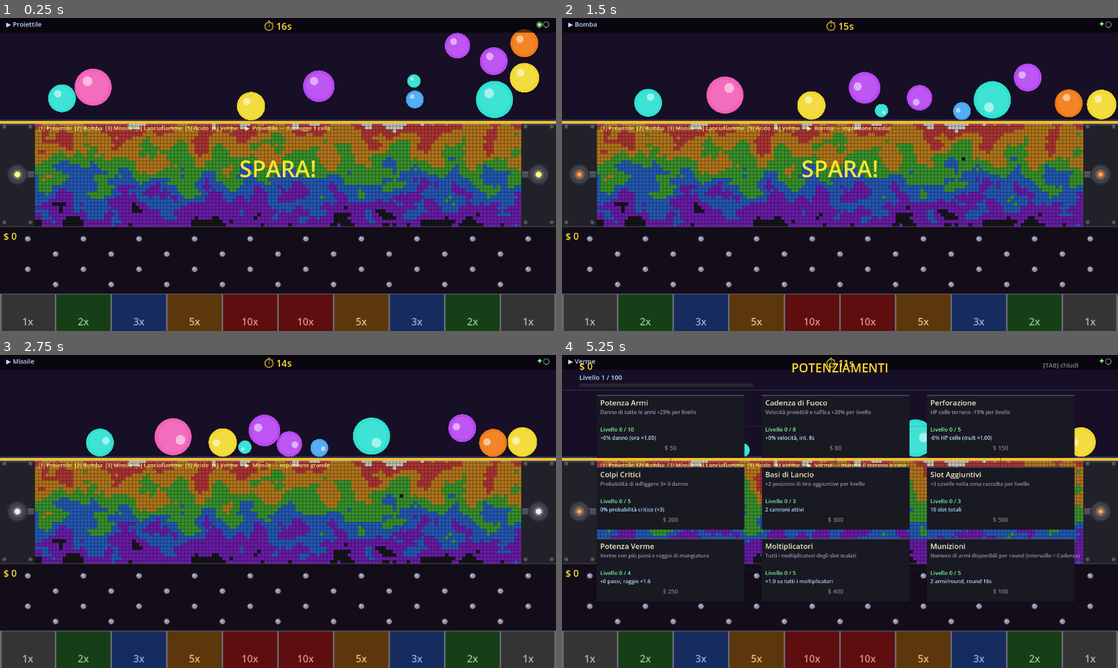
Above: before the commit, frames 1-4 (two rows, left to right).
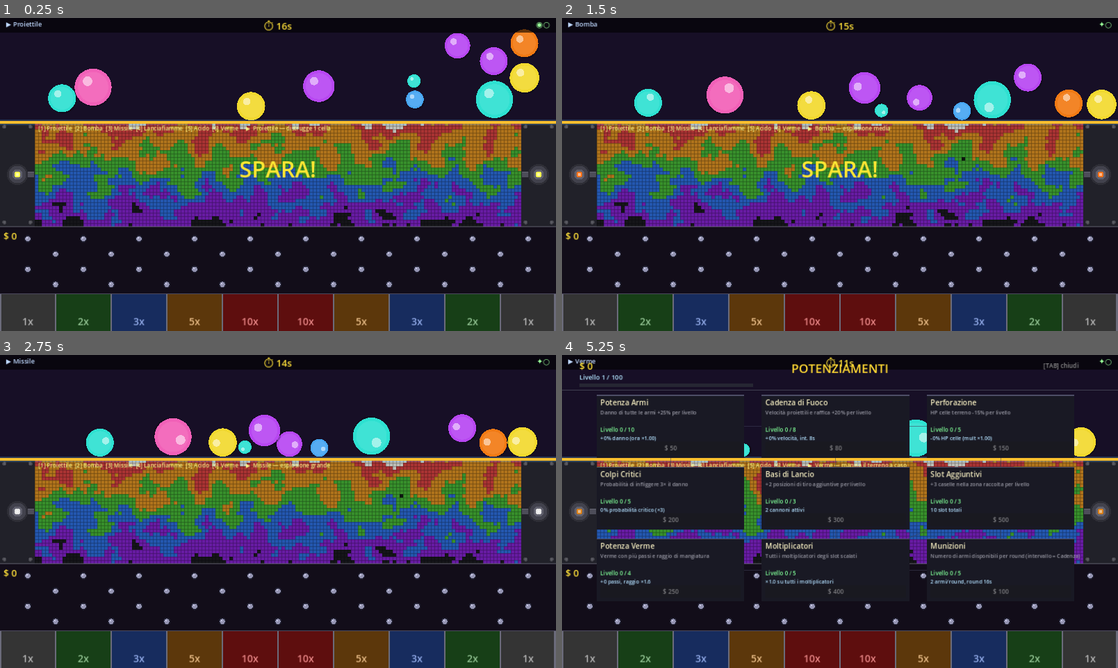
Above: after the commit, the same moments.

Repository: tanapox/TravelCalculator
Game: Godot game, scene res://scenes/Main.tscn
The game is run twice, just before and just after one commit, with the same random seed, the same clock (stepped at 60 frames per second) and the same inputs.
Inputs (mouse positions are in pixels of both pictures, inside the frame that each line leads up to):
- Up to frame 1 (0.25 s): no input
- Up to frame 2 (1.5 s): tap Enter at 0.5 s; move the mouse to (962, 158) at 0.52 s; tap 1 at 0.6 s; click (962, 158) at 0.67 s; move the mouse to (728, 190) at 1.27 s; tap 2 at 1.35 s; click (728, 190) at 1.42 s
- Up to frame 3 (2.75 s): move the mouse to (333, 442) at 2.02 s; tap 3 at 2.1 s; click (333, 442) at 2.17 s
- Up to frame 4 (5.25 s): move the mouse to (812, 574) at 2.77 s; tap one key every 0.75 s from 2.85 s: 4 5 6 Tab; click (812, 574) at 2.92 s; move the mouse to (1006, 558) at 3.52 s; click (1006, 558) at 3.67 s; move the mouse to (673, 464) at 4.27 s; click (673, 464) at 4.42 s; move the mouse to (867, 511) at 5.02 s; click (867, 511) at 5.17 s

The runs differ from the first frame. In frame 1, 1.5% of the frame differs, in the area x 0-100%, y 0-100%; in frame 2, 1.5%; in frame 3, 1.3%; in frame 4, 5.2%.

Commit message:
Add fullscreen mode with canvas_items stretch and F11 toggle
- project.godot: start in fullscreen (mode=3), canvas_items stretch keep aspect
- Main.gd: F11 toggles fullscreen/windowed at runtime

Co-Authored-By: Claude Sonnet 4.6 <noreply@anthropic.com>
Claude-Session: https://claude.ai/code/session_01QzGJouKABdY15psrR5EvZo

Diff:
--- a/project.godot
+++ b/project.godot
@@ -14,6 +14,9 @@
 window/size/viewport_width=1280
 window/size/viewport_height=720
 window/size/resizable=true
+window/size/mode=3
+window/stretch/mode="canvas_items"
+window/stretch/aspect="keep"
 
 [autoload]
 
--- a/scripts/Main.gd
+++ b/scripts/Main.gd
@@ -296,6 +296,15 @@
 	if _terrain:
 		_terrain.reinit()
 
+# ── Input ─────────────────────────────────────────────────────────────────────
+
+func _input(event: InputEvent) -> void:
+	if event is InputEventKey and event.pressed and not event.echo:
+		if event.keycode == KEY_F11:
+			var win := get_window()
+			win.mode = Window.MODE_WINDOWED if win.mode == Window.MODE_FULLSCREEN \
+					   else Window.MODE_FULLSCREEN
+
 # ── Process ───────────────────────────────────────────────────────────────────
 
 func _process(delta: float) -> void:
